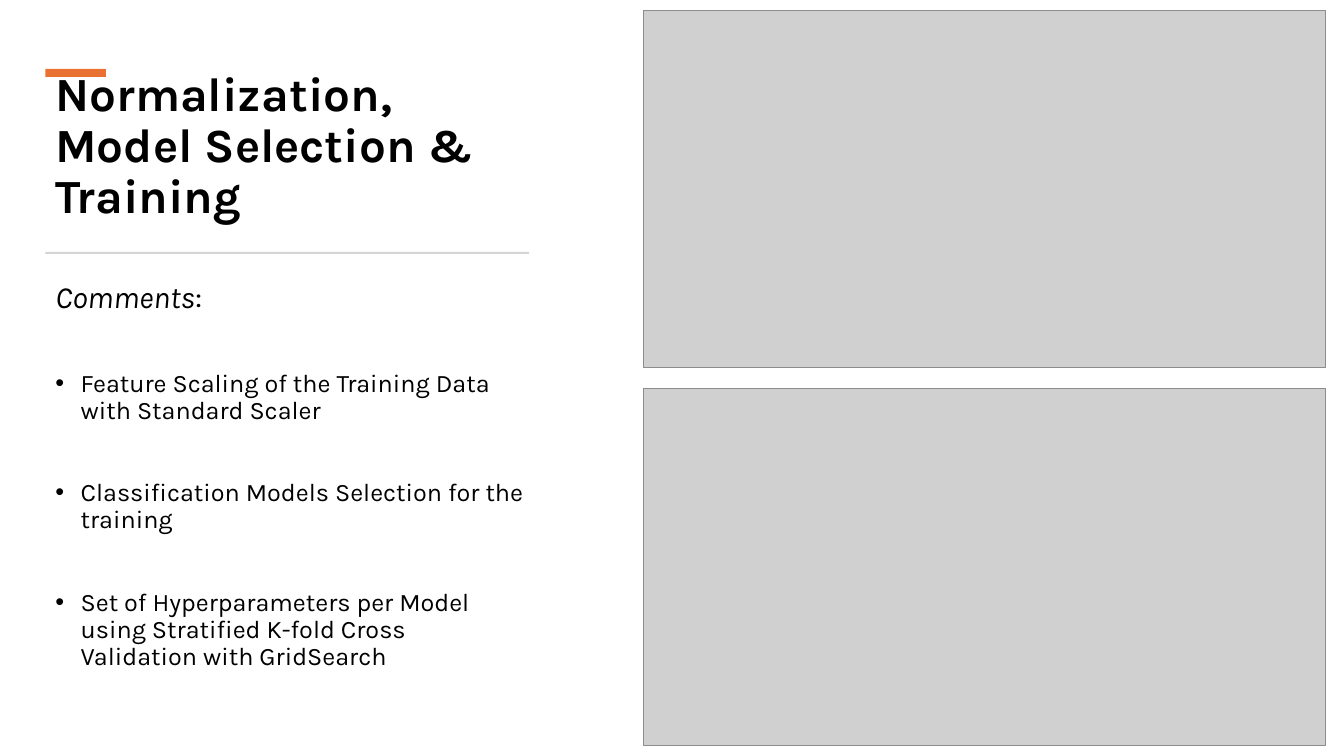
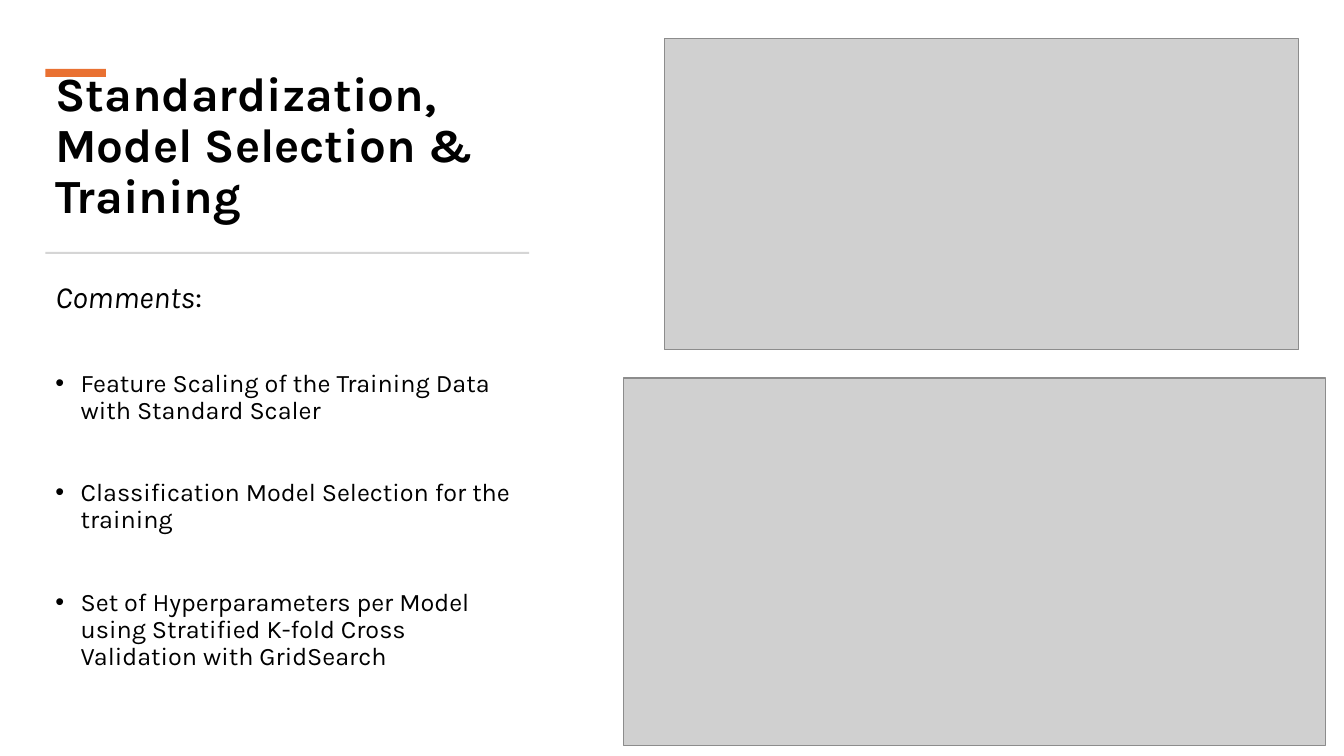
Before and after one commit to Konstant-gk/Chinook_Project, a slide deck: slide 12 of Chinook_Presentation/Project_Future_Chinook_Presentation.pptx. Drawn at 1344x756 pixels with LibreOffice and Linux fonts; fonts in the diff are those of the drawing; grey boxes stand for pictures. Boxes give left, top, right and bottom in pixels: in the first picture for what was removed or moved away, otherwise in the second. Text is boxed around its words. In the diff, an @@ line names an element or a change of style, - is before the commit and + after.

```diff
--- a/Chinook_Presentation/Project_Future_Chinook_Presentation.pptx
+++ b/Chinook_Presentation/Project_Future_Chinook_Presentation.pptx
@@ picture: place and size @@
-picture at <box>643,10,1326,367</box>
+picture at <box>664,38,1299,350</box>
@@ title at <box>55,69,436,225</box>: text changed @@
-Normalization, Model Selection & Training
+Standardization, Model Selection & Training
@@ picture: place and size @@
-picture at <box>643,388,1326,745</box>
+picture at <box>623,378,1325,746</box>
@@ text at <box>81,483,510,534</box>: text changed @@
-• Classification Models Selection for the training
+• Classification Model Selection for the training
```
Also in this commit, not shown: 13 other slides changed.
